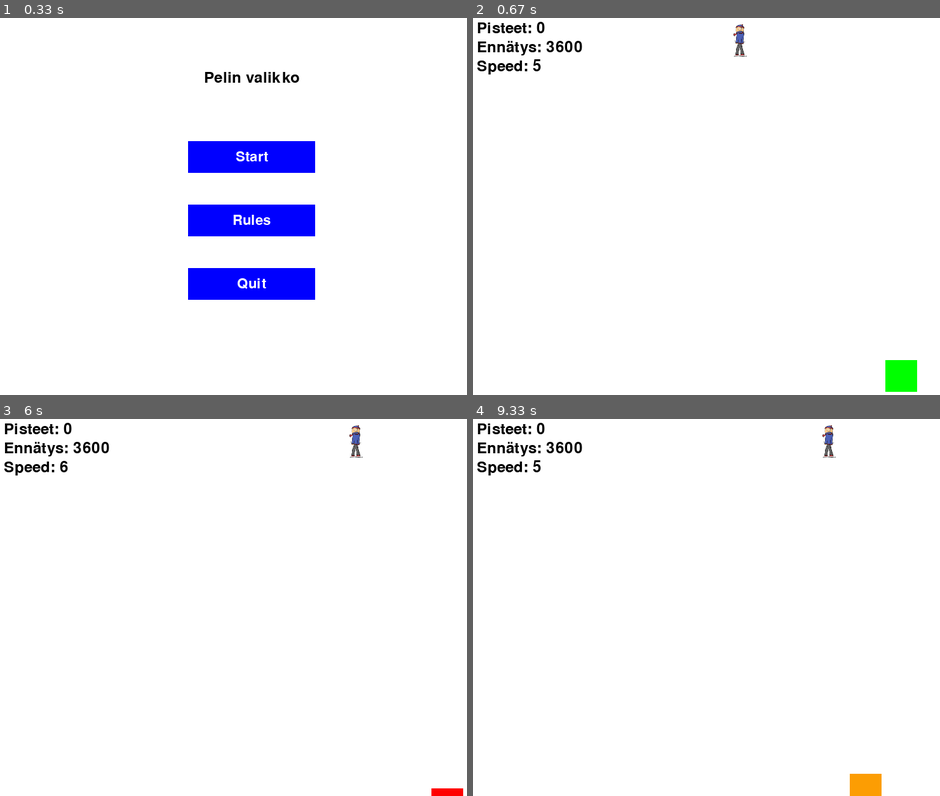
Above: before the commit, frames 1-4 (two rows, left to right).
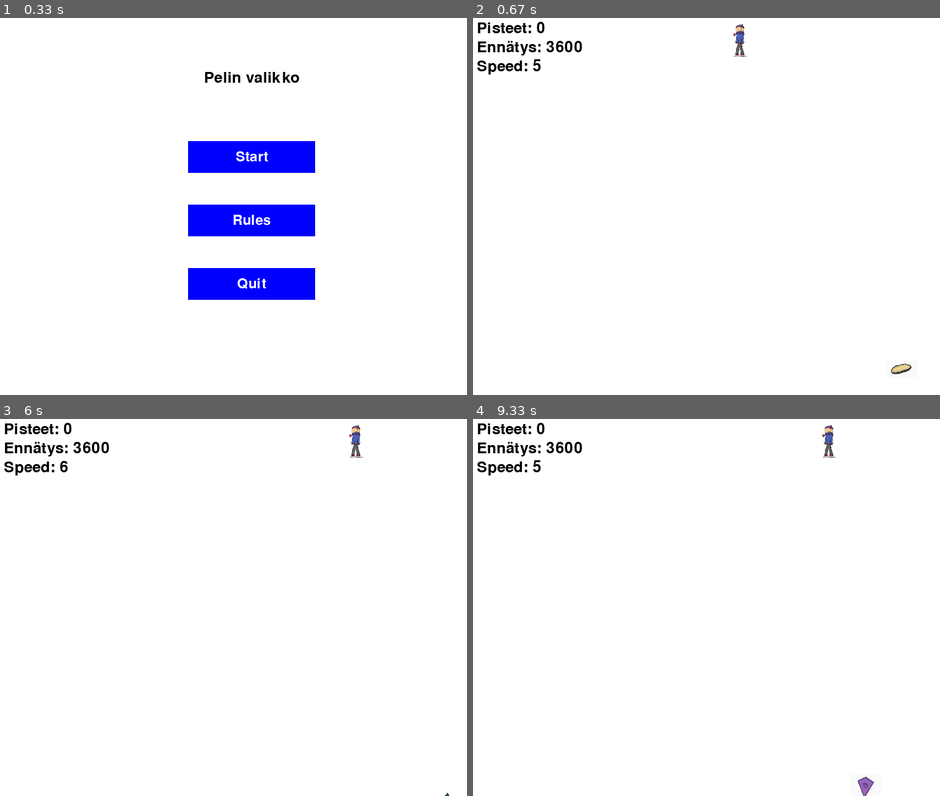
Above: after the commit, the same moments.

Repository: JIMH1/Pygame
Game: pygame game, started from In_Progress_version/versio1.py
Same seed, same stepped clock (60 frames per second), same inputs: the game is played once before the commit and once after it.
Inputs (mouse positions are in pixels of both pictures, inside the frame that each line leads up to):
- Up to frame 1 (0.33 s): no input
- Up to frame 2 (0.67 s): click "Start" at 0.38 s
- Up to frame 3 (6 s): hold Right 0.67-1.13 s; move the mouse to (233, 622) at 0.7 s; hold Up 1.17-1.47 s; tap Space at 1.23, 1.9, 2.2, 3.3, 3.97, 4.27, 5.4 s; click "Resume" at 1.55 s; hold Right 1.83-2.3 s; move the mouse to (298, 690) at 1.87 s; click "Resume" at 2.95 s; hold Down 3.23-3.53 s; move the mouse to (438, 739) at 3.27 s; click "Resume" at 3.62 s; hold Left 3.9-4.3 s; move the mouse to (261, 479) at 3.93 s; click "Resume" at 5.05 s; hold Down 5.33-5.7 s; move the mouse to (233, 539) at 5.37 s; click "Resume" at 5.78 s
- Up to frame 4 (9.33 s): hold Left 6.07-6.53 s; move the mouse to (655, 528) at 6.1 s; tap Space at 6.13, 6.43, 7.47, 8.13, 8.43 s; click "Resume" at 7.12 s; hold Up 7.4-7.7 s; move the mouse to (883, 596) at 7.43 s; click "Resume" at 7.78 s; hold Right 8.07-8.53 s; move the mouse to (832, 539) at 8.1 s; click "Resume" at 9.18 s

Frame 1 is identical in both runs. In frame 2, 0.6% of the frame differs, in the area x 88-96%, y 90-100%; in frame 3, 0.1%; in frame 4, 0.4%.

Commit message:
Esteitä on 4 tyyppiä taas: pöllit, puut 1-3

Diff:
--- a/In_Progress_version/versio1.py
+++ b/In_Progress_version/versio1.py
@@ -59,9 +59,16 @@
 
 # Fontti
 font = pygame.font.Font(None, 36)
+
 # Kerättävien esineiden tyypit
 POINTS100 = 1
 SHIELD = 2
+
+# Esteiden tyypit
+ESTETYYPPI_POLLI = 1
+ESTETYYPPI_PUU_1 = 2
+ESTETYYPPI_PUU_2 = 3
+ESTETYYPPI_PUU_3 = 4
 
 # Pelin tallennus
 def save_score(score):
@@ -164,6 +171,7 @@
 def create_obstacle():
     x = random.randint(0, SCREEN_WIDTH - obstacle_width)
     y = SCREEN_HEIGHT  # Aloita alhaalta
+    esteen_tyyppi = 0
     # esteen tyyppi (kerättävä = 1, este = 2)
     if random.randint(1, 10) > 7:
         kerattava_tyyppi = 1
@@ -174,7 +182,8 @@
     else:
         kerattava_tyyppi = 2
         esine_tyyppi = 0
-    return [x, y, kerattava_tyyppi, esine_tyyppi]
+        esteen_tyyppi = random.randint(1, 4)
+    return [x, y, kerattava_tyyppi, esine_tyyppi, esteen_tyyppi]
 
 # Funktio pelin resetoimiseen game-overin jälkeen
 def reset_game():
@@ -297,12 +306,19 @@
 
         for obstacle in obstacles:
             if obstacle[2] == 2:
-                pygame.draw.rect(screen, RED, (obstacle[0], obstacle[1], obstacle_width, obstacle_height))
+                if obstacle[4] == ESTETYYPPI_POLLI:
+                    screen.blit(pollit, (obstacle[0], obstacle[1], obstacle_width, obstacle_height))
+                elif obstacle[4] == ESTETYYPPI_PUU_1:
+                    screen.blit(puu_1, (obstacle[0], obstacle[1], obstacle_width, obstacle_height))
+                elif obstacle[4] == ESTETYYPPI_PUU_2:
+                    screen.blit(puu_2, (obstacle[0], obstacle[1], obstacle_width, obstacle_height))
+                elif obstacle[4] == ESTETYYPPI_PUU_3:
+                    screen.blit(puu_3, (obstacle[0], obstacle[1], obstacle_width, obstacle_height))
             elif obstacle[2] == 1:
                 if obstacle[3] == POINTS100:
-                    pygame.draw.rect(screen, GREEN, (obstacle[0], obstacle[1], obstacle_width, obstacle_height))
+                    screen.blit(piirakka, (obstacle[0], obstacle[1], obstacle_width, obstacle_height))
                 elif obstacle[3] == SHIELD:
-                    pygame.draw.rect(screen, ORANGE, (obstacle[0], obstacle[1], obstacle_width, obstacle_height))
+                    screen.blit(kilpi, (obstacle[0], obstacle[1], obstacle_width, obstacle_height))
 
         # Piirrä pisteet
         score_text = font.render(f"Pisteet: {score}", True, BLACK)
